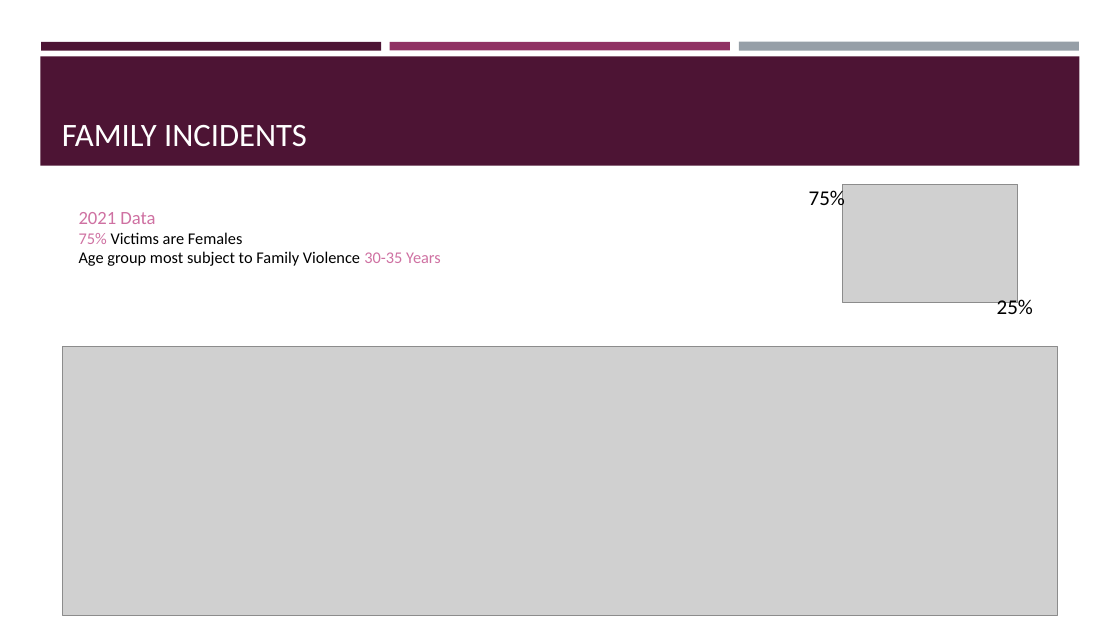
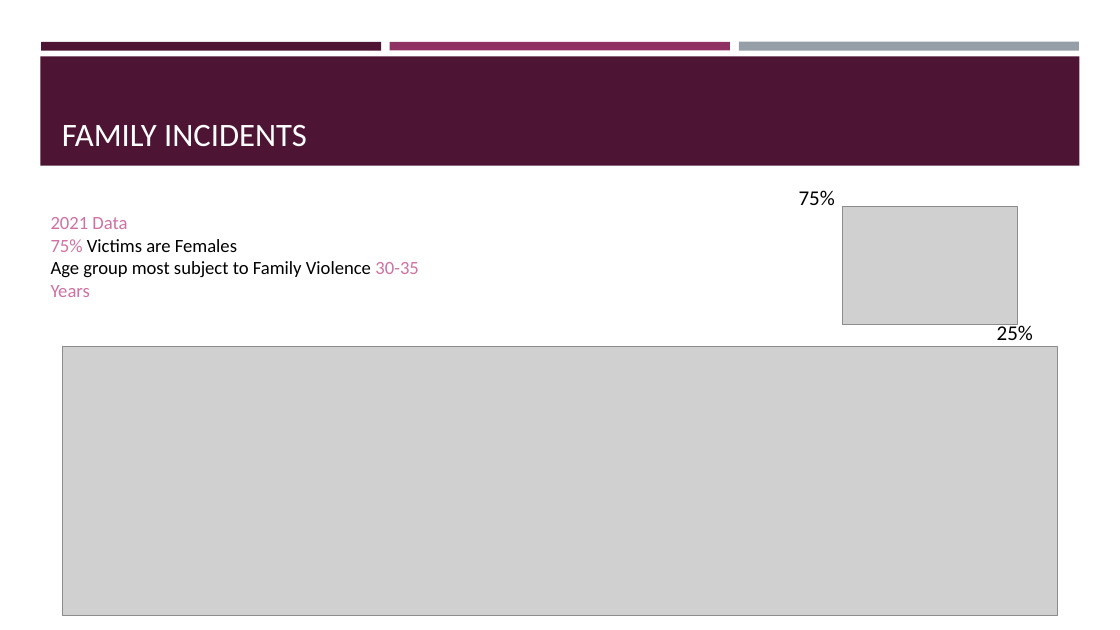
Before and after one commit to sherintm/crimedata-viz, a slide deck: slide 10 of Project 2 Presentation.pptx (slide 11 before the commit). Drawn at 1120x630 pixels with LibreOffice and Linux fonts; fonts in the diff are those of the drawing; grey boxes stand for pictures. Boxes give left, top, right and bottom in pixels: in the first picture for what was removed or moved away, otherwise in the second. Text is boxed around its words. In the diff, an @@ line names an element or a change of style, - is before the commit and + after.

```diff
--- a/Project 2 Presentation.pptx
+++ b/Project 2 Presentation.pptx
@@ text "2021 Data 75% Victims are ...": place and size @@
-text "2021 Data 75% Victims are ..." at [79, 212, 441, 266]
+text "2021 Data 75% Victims are ..." at [51, 217, 418, 297]
@@ text "2021 Data 75% Victims are ..." at [51, 217, 418, 297]: size 14 to 16 pt in "75% Victims are Females", "Age group most subject to Family Violence ..." @@
@@ text "75%" rewrapped from [809, 187, 845, 211] to [799, 190, 835, 205] @@
@@ picture: place and size @@
-picture at [843, 184, 1018, 302]
+picture at [843, 207, 1018, 325]
@@ text "25%": place and size @@
-text "25%" at [997, 297, 1033, 314]
+text "25%" at [997, 322, 1033, 340]
```
Also in this commit, not shown: 8 other slides changed, 2 slides added, 3 slides removed.
